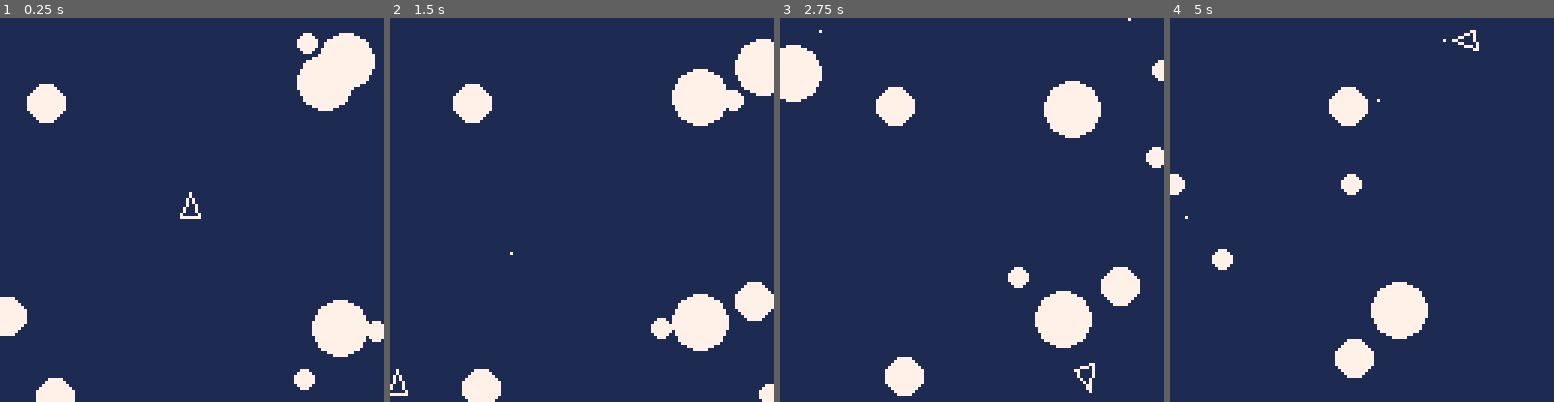
Above: before the commit, frames 1-4 (left to right).
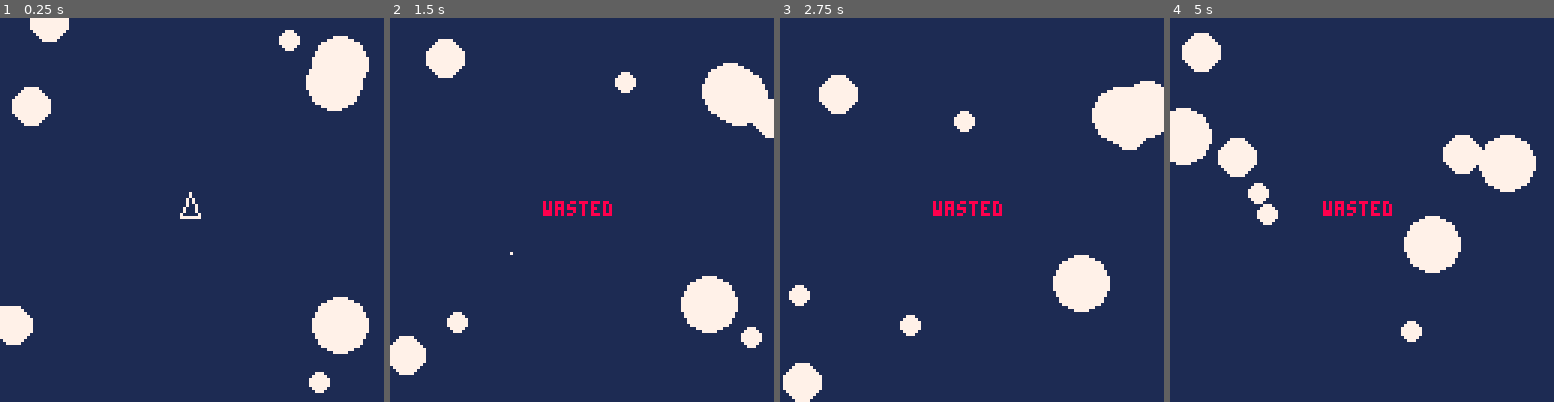
Above: after the commit, the same moments.

Repository: pepaslabs/picoroids
Game: PICO-8 cartridge picoroids.p8
The game is run twice, just before and just after one commit, with the same random seed, the same clock (stepped at 60 frames per second) and the same inputs.
Inputs:
- Up to frame 1 (0.25 s): no input
- Up to frame 2 (1.5 s): tap X (X key) at 0.33, 1.07 s; tap O (Z key) at 0.7 s
- Up to frame 3 (2.75 s): hold Right 1.6-2.1 s; tap O (Z key) at 1.7, 2.1, 2.5 s; tap X (X key) at 1.85 s; hold Up 2.15-2.42 s; hold Right from 2.47 s (still down)
- Up to frame 4 (5 s): tap O (Z key) every 0.4 s from 2.9 to 4.9 s; tap X (X key) at 2.97, 4.08 s; release Right at 3.03 s; hold Left 3.08-3.58 s; hold Down 3.63-3.97 s; hold Right 4.02-4.68 s; hold Up from 4.73 s (still down)

The runs differ from the first frame. In frame 1, 4.2% of the frame differs, in the area x 0-100%, y 0-100%; in frame 2, 10%; in frame 3, 14%; in frame 4, 12%.

Commit message:
use x,y labels for points

Diff:
--- a/picoroids.p8
+++ b/picoroids.p8
@@ -26,14 +26,14 @@
 
 -- the ship shape
 ship_shp = {
- {0,0},
- {5,0},
- {-3,-3},
- {-3,3}
+ {x=0,y=0},
+ {x=5,y=0},
+ {x=-3,y=-3},
+ {x=-3,y=3}
 }
 
--- the ship's position {x,y}
-ship_pos={63,63}
+-- the ship's position
+ship_pos = {x=63, y=63}
 -- the ship's rotation
 ship_rot=0.25
 -- the thruster force magnitude
@@ -41,7 +41,7 @@
 -- the magnitude of rotation
 rot_mag=0.02
 -- the ship's velocity vector
-ship_vvec={0,0}
+ship_vvec={x=0,y=0}
 -- the fire button flip-flop
 fire_ff=false
 -- the teleport flip-flop
@@ -73,12 +73,12 @@
 -- return a negated copy of a
 -- point.
 function npnt(p)
- return {-p[1], -p[2]}
+ return {x=-p.x, y=-p.y}
 end
 
 -- return a copy of a point.
 function copy_pnt(p)
- return {p[1], p[2]}
+ return {x=p.x, y=p.y}
 end
 
 -- return a copy of the points
@@ -100,12 +100,8 @@
 -- two points.
 function dist(p1,p2)
 -- thanks to https://brilliant.org/wiki/distance-formula/
- local x1 = p1[1]
- local y1 = p1[2]
- local x2 = p2[1]
- local y2 = p2[2]
  return sqrt(
-  sq(x2-x1) + sq(y2-y1)
+  sq(p2.x-p1.x) + sq(p2.y-p1.y)
  )
 end
 
@@ -114,8 +110,8 @@
 -- by a vector.
 function trans_pnt(p,v)
  return {
-  p[1] + v[1],
-  p[2] + v[2]
+  x = p.x + v.x,
+  y = p.y + v.y
  }
 end
 
@@ -152,11 +148,9 @@
 -- thanks to https://www.lexaloffle.com/bbs/?pid=40230
  local sint = sin(t)
  local cost = cos(t)
- local x = p[1]
- local y = p[2]
- rx = cost*x - sint*y
- ry = sint*x + cost*y
- return {rx, ry}
+ rx = cost * p.x - sint * p.y
+ ry = sint * p.x + cost * p.y
+ return {x=rx, y=ry}
 end
 
 -- return a rotated copy of a
@@ -187,14 +181,14 @@
 -- print a point
 function print_pnt(p)
  print("point:")
- print(" x: "..p[1]..", y: "..p[2])
+ print(" x: "..p.x..", y: "..p.y)
 end
 
 -- print a shape
 function print_shp(s)
  print("shape:")
  print(" center of rotation:")
- print("  x: "..s[1][1]..", y: "..s[1][2])
+ print("  x: "..s[1].x..", y: "..s[1].y)
  local pts = points(s)
  for n=1, count(pts) do
   local a=n
@@ -204,8 +198,8 @@
   else b=n+1
   end
   print(" line:")
-  print("  x: "..pts[a][1]..", y: "..pts[a][2])
-  print("  x: "..pts[b][1]..", y: "..pts[b][2])
+  print("  x: "..pts[a].x..", y: "..pts[a].y)
+  print("  x: "..pts[b].x..", y: "..pts[b].y)
  end
 end
 
@@ -219,25 +213,26 @@
   then b=1
   else b=n+1
   end
-  local ax = pts[a][1]
-  local ay = pts[a][2]
-  local bx = pts[b][1]
-  local by = pts[b][2]
-  line(ax,ay,bx,by,7)
+  local pa = pts[a]
+  local pb = pts[b]
+  line(pa.x,pa.y,pb.x,pb.y,7)
  end
 end
 
 -- add two vectors together
 function vadd(v1,v2)
  return {
-  v1[1] + v2[1],
-  v1[2] + v2[2]
+  x = v1.x + v2.x,
+  y = v1.y + v2.y
  }
 end
 
 -- mod a point by 128
 function mod_pnt(p)
- return {p[1]%128, p[2]%128}
+ return {
+  x = p.x % 128,
+  y = p.y % 128
+ }
 end
 
 -- move the ship by applying
@@ -263,7 +258,10 @@
 -- frame, updating the ship's
 -- velocity vector.
 function fire_rthruster()
- local thrst_v = {thrst_mag, 0}
+ local thrst_v = {
+  x = thrst_mag,
+  y = 0
+ }
  thrst_v = rot_pnt(
   thrst_v, ship_rot
  )
@@ -276,7 +274,10 @@
 -- thruster, accellerating the
 -- ship backward.
 function fire_fthruster()
- local thrst_v = {-thrst_mag, 0}
+ local thrst_v = {
+  x = -thrst_mag,
+  y = 0
+ }
  thrst_v = rot_pnt(
   thrst_v, ship_rot
  )
@@ -290,14 +291,14 @@
 function teleport()
  ship_pos = {
   -- at least 1/2 screen away
-  ship_pos[1] + 64 + rnd(63),
-  ship_pos[2] + 64 + rnd(63)
+  x = ship_pos.x + 64 + rnd(63),
+  y = ship_pos.y + 64 + rnd(63)
  }
 end
 
 function draw_shot(s)
  local pos = s[1]
- pset(pos[1],pos[2],7)
+ pset(pos.x, pos.y, 7)
 end
 
 function draw_shots(s)
@@ -323,7 +324,7 @@
 
 -- move all of the shots.
 function move_shots()
- shots2={}
+ shots2 = {}
  for s in all(shots) do
   add(shots2, move_shot(s))
  end
@@ -334,13 +335,13 @@
 -- have been on-screen for too
 -- long.
 function expire_shots()
- shots2={}
+ shots2 = {}
  for s in all(shots) do
   local pos = s[1]
   local vvec = s[2]
   local ttl = s[3]
   if ttl > 0 then
-   add(shots2,s)
+   add(shots2, s)
   end
  end
  shots = shots2
@@ -349,11 +350,12 @@
 -- fire a new bullet.
 function shoot()
  -- the current bullet position
- local pos = {
-   ship_pos[1], ship_pos[2]
- }
+ local pos = copy_pnt(ship_pos)
  -- the bullet velocity vector
- local vvec = {shot_spd, 0}
+ local vvec = {
+  x = shot_spd,
+  y = 0
+ }
  vvec = rot_pnt(
   vvec, ship_rot
  )
@@ -373,14 +375,18 @@
 -- given size class (1-3)
 function spawn_roid(size)
  pos = mod_pnt({
-  96 + rnd(63),
-  96 + rnd(63)
+  -- try to avoid the center
+  x = 96 + rnd(63),
+  y = 96 + rnd(63)
  })
  vvec = {
-   0.5/size + rnd(size)*0.1/size,
-   0
- }
- vvec = rot_pnt(vvec,rnd(100)/100.0)
+  x = 0.5/size + rnd(size) * 0.1/size,
+  y = 0
+ }
+ vvec = rot_pnt(
+  vvec,
+  rnd(100)/100.0
+ )
  local roid = {
   pos,
   vvec,
@@ -422,7 +428,7 @@
  pos = r[1]
  size_class = r[3]
  rad = roidrad(r)
- circfill(pos[1],pos[2],rad,7)
+ circfill(pos.x,pos.y,rad,7)
 end
 
 -- draw all of the asteroids.
